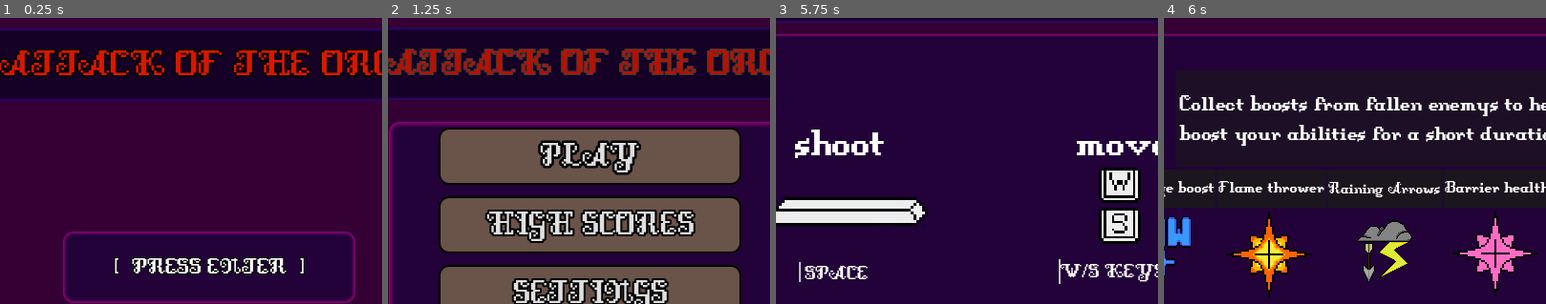
Above: before the commit, frames 1-4 (left to right).
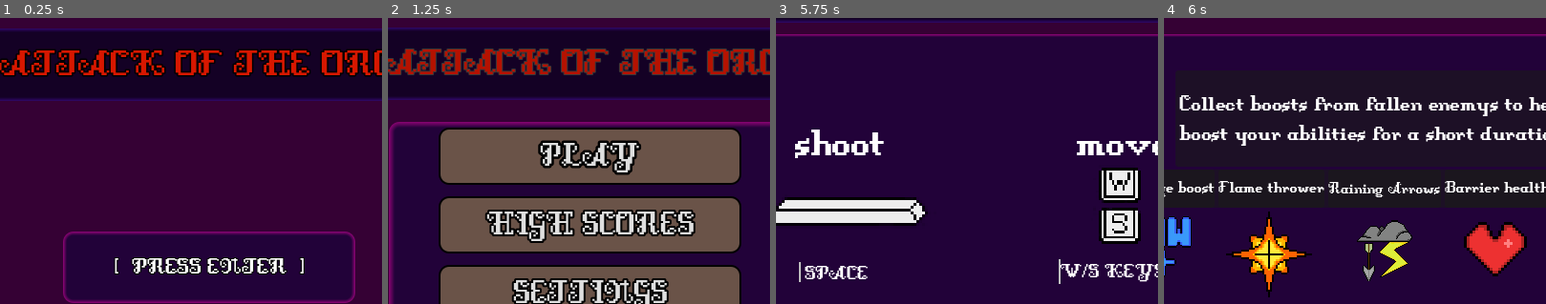
Above: after the commit, the same moments.

Repository: MoeOverload/cs50-project
Game: Godot game, scene res://ui scenes/main_node.tscn
Same seed, same stepped clock (60 frames per second), same inputs: the game is played once before the commit and once after it.
Inputs:
- Up to frame 1 (0.25 s): no input
- Up to frame 2 (1.25 s): tap Enter (enter) at 0.5, 0.6 s; hold Up (up) from 0.53 s (still down)
- Up to frame 3 (5.75 s): release Up (up) at 1.25 s; click "PLAY" at 1.25 s; tap Space (fire) at 2, 2.1, 3.5, 3.6, 5, 5.1 s; hold S (down) 2.03-2.78 s; tap Enter (enter) at 2.75, 2.85, 4.25, 4.35 s; hold Up (up) 2.78-4.28 s; hold S (down) from 4.28 s (still down)
- Up to frame 4 (6 s): keep holding S (down); tap Enter (enter) at 5.85 s
The pictures show only the part of the screen within x 23-73%, y 18-68%; the shares and areas given below are measured in that part.

Frames 1-3 are identical in both runs. In frame 4, 2.5% of the frame differs, in the area x 75-98%, y 67-98%.
Error in both runs: Attempt to call function 'get_var' in base 'null instance' on a null instance. (res://globalscript.gd:97)

Commit message:
fix barrier health boost

Diff:
--- a/attack-of-the-orcs/Assets/boosts/barrier_health_boost.tscn
+++ b/attack-of-the-orcs/Assets/boosts/barrier_health_boost.tscn
@@ -1,7 +1,7 @@
 [gd_scene load_steps=6 format=3 uid="uid://uhl4ekoe0lba"]
 
 [ext_resource type="Script" path="res://Assets/boosts/barrier_health_boost.gd" id="1_5oafa"]
-[ext_resource type="Texture2D" uid="uid://cqhpv5d63pawm" path="res://Assets/boosts/barrierhealth_boost.png" id="1_y8f37"]
+[ext_resource type="Texture2D" uid="uid://bydna2s3evd4k" path="res://Assets/boosts/new heart.png" id="2_fijg1"]
 [ext_resource type="AudioStream" uid="uid://qtcpmd8xuurh" path="res://Assets/sounds/boost sounds/Retro Charge StereoUP 12.wav" id="3_hxisp"]
 [ext_resource type="AudioStream" uid="uid://fh6mcvfvrib2" path="res://Assets/sounds/boost sounds/Retro PickUp Coin 07.wav" id="5_xqarq"]
 
@@ -12,8 +12,7 @@
 script = ExtResource("1_5oafa")
 
 [node name="Sprite2D" type="Sprite2D" parent="."]
-scale = Vector2(0.791667, 0.791667)
-texture = ExtResource("1_y8f37")
+texture = ExtResource("2_fijg1")
 
 [node name="CollisionShape2D" type="CollisionShape2D" parent="."]
 shape = SubResource("CircleShape2D_pjlhp")
--- a/attack-of-the-orcs/games/game1.tscn
+++ b/attack-of-the-orcs/games/game1.tscn
@@ -20,7 +20,7 @@
 [ext_resource type="PackedScene" uid="uid://bdvqrqjc3aepb" path="res://death_message_container.tscn" id="16_ksmf7"]
 [ext_resource type="PackedScene" uid="uid://dhgc3ax6yt7ld" path="res://pause_menu.tscn" id="18_jvgtx"]
 [ext_resource type="Script" path="res://games/health_container.gd" id="19_ae30i"]
-[ext_resource type="Texture2D" uid="uid://cqhpv5d63pawm" path="res://Assets/boosts/barrierhealth_boost.png" id="19_ntula"]
+[ext_resource type="Texture2D" uid="uid://bydna2s3evd4k" path="res://Assets/boosts/new heart.png" id="20_bnaca"]
 [ext_resource type="Script" path="res://games/damage_container.gd" id="21_e6l5p"]
 [ext_resource type="Texture2D" uid="uid://bqsu65sr1uhoe" path="res://ui scenes/loadingscreen/damage boost.png" id="22_e5rnm"]
 [ext_resource type="Script" path="res://Assets/boosts/rainingarrow/rain_arrow_collision.gd" id="22_ivhlc"]
@@ -532,7 +532,9 @@
 
 [node name="TextureRect" type="TextureRect" parent="Control/PanelContainer/HBoxContainer/healthContainer"]
 layout_mode = 2
-texture = ExtResource("19_ntula")
+size_flags_stretch_ratio = 2.0
+texture = ExtResource("20_bnaca")
+expand_mode = 3
 stretch_mode = 3
 
 [node name="damageContainer" type="PanelContainer" parent="Control/PanelContainer/HBoxContainer"]
--- a/attack-of-the-orcs/ui scenes/loadingscreen/loading_screen_2.tscn
+++ b/attack-of-the-orcs/ui scenes/loadingscreen/loading_screen_2.tscn
@@ -5,7 +5,7 @@
 [ext_resource type="Texture2D" uid="uid://bqsu65sr1uhoe" path="res://ui scenes/loadingscreen/damage boost.png" id="3_w18kv"]
 [ext_resource type="Texture2D" uid="uid://doi8ukoaooq8q" path="res://Assets/boosts/flamethrower _boost.png" id="4_hdobe"]
 [ext_resource type="Texture2D" uid="uid://cbvxb6yfdsgyg" path="res://Assets/boosts/raining arrows.png" id="5_xbgc1"]
-[ext_resource type="Texture2D" uid="uid://cqhpv5d63pawm" path="res://Assets/boosts/barrierhealth_boost.png" id="6_y5wsc"]
+[ext_resource type="Texture2D" uid="uid://bydna2s3evd4k" path="res://Assets/boosts/new heart.png" id="6_f8kru"]
 [ext_resource type="Texture2D" uid="uid://cepiqwdtu2f6t" path="res://Assets/boosts/rapid fire.png" id="7_hdoy8"]
 [ext_resource type="PackedScene" uid="uid://d1475gcsfrra3" path="res://menu_music.tscn" id="8_wxbb2"]
 
@@ -224,8 +224,8 @@
 
 [node name="BarrierhealthBoost" type="Sprite2D" parent="PanelContainer2/HBoxContainer2/PanelContainer"]
 position = Vector2(53, 88)
-scale = Vector2(2, 2)
-texture = ExtResource("6_y5wsc")
+scale = Vector2(3, 3)
+texture = ExtResource("6_f8kru")
 
 [node name="PanelContainer2" type="PanelContainer" parent="PanelContainer2/HBoxContainer2"]
 layout_mode = 2
Binary file added: attack-of-the-orcs/Assets/boosts/new heart.png
Not shown, added: attack-of-the-orcs/Assets/boosts/new heart.png.import
